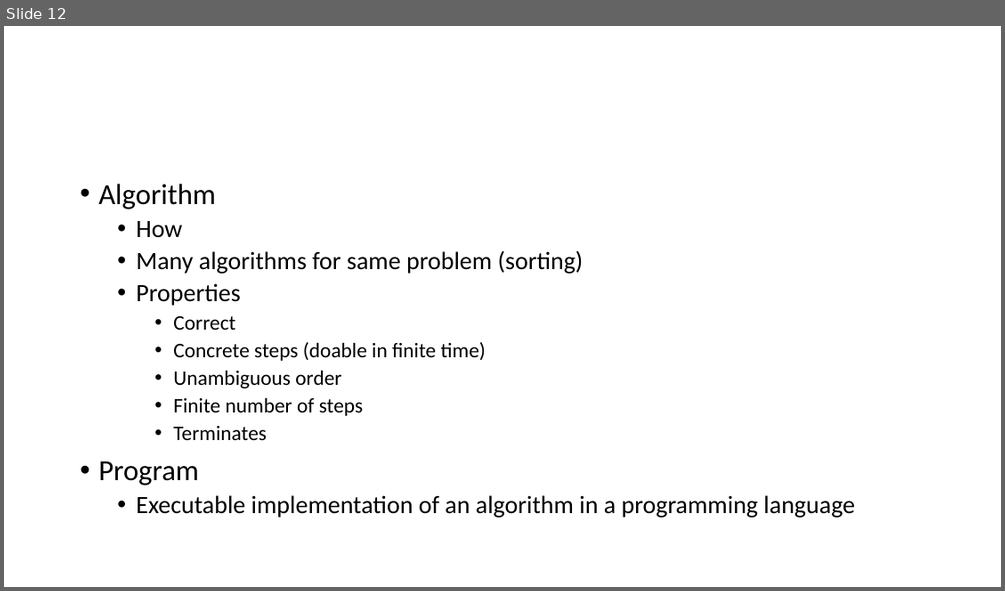
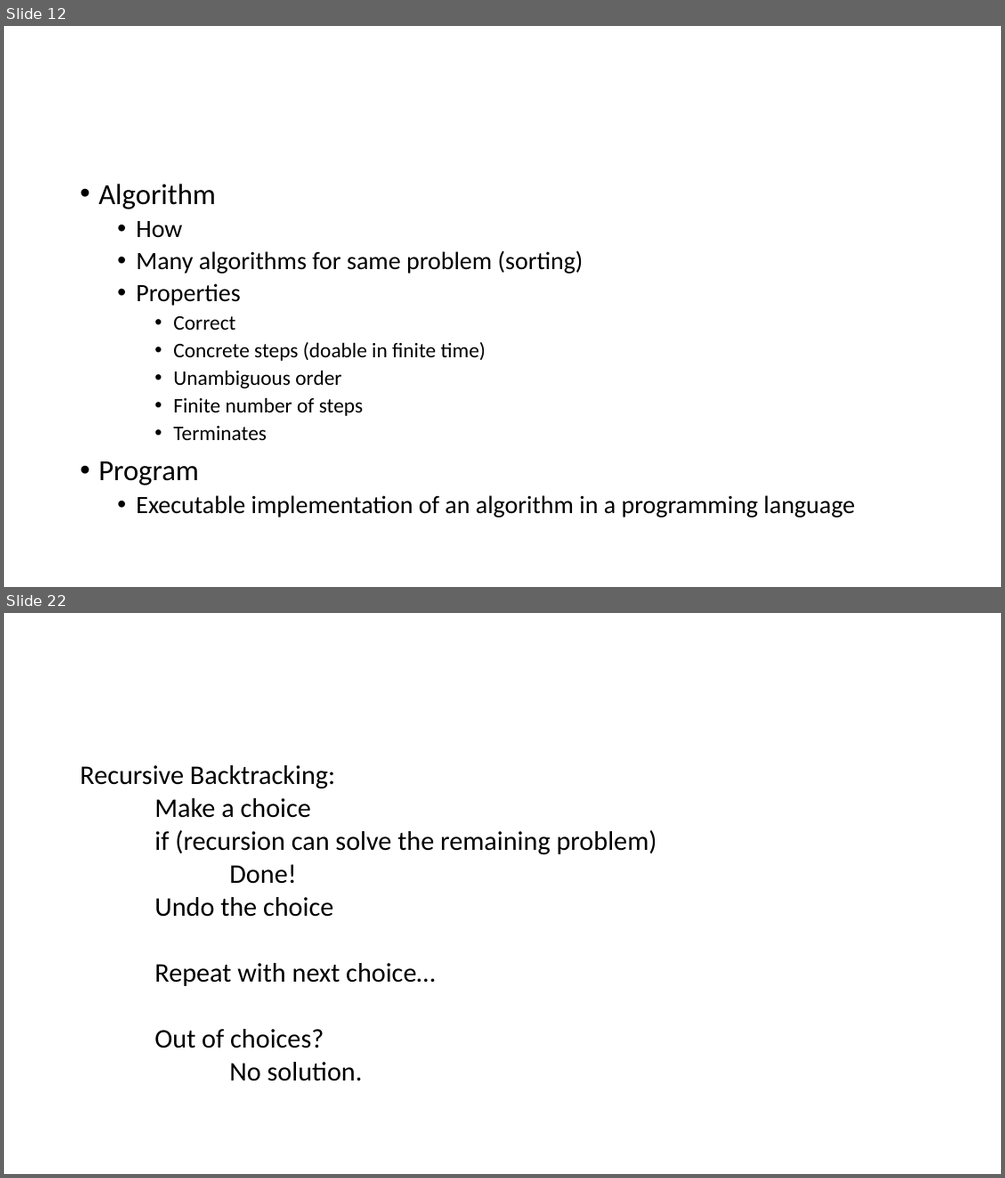
Before and after one commit to skalakm/232, a slide deck: notes.pptx. Shown one above the other, each under a label of ours: slide 12 before the commit, slides 12 and 22 after it; the slides between them are not shown. The pictures are 1005x591 and 1005x1178 pixels, drawn with LibreOffice and Linux fonts; fonts in the diff are those of the drawing. Boxes give left, top, right and bottom in pixels: in the first picture for what was removed or moved away, otherwise in the second. Text is boxed around its words. In the diff, an @@ line names an element or a change of style, - is before the commit and + after.

```diff
--- a/notes.pptx
+++ b/notes.pptx
@@ slide 22 added at (x1=4, y1=613, x2=1001, y2=1174), background #FFFFFF @@
@@ text added at (x1=80, y1=765, x2=657, y2=1081), 25.9 pt, text #000000 @@
+Recursive Backtracking:
+Make a choice
+if (recursion can solve the remaining problem)
+Done!
+Undo the choice
+Repeat with next choice…
+Out of choices?
+No solution.
```
Also in this commit, not shown: 9 other slides added.
